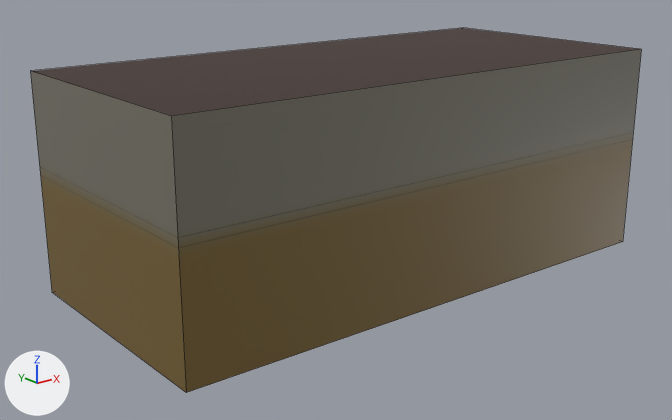
One commit to the OBJ model concept-art/kind_raum.obj: the scene before it, then after it.
Before and after are seen from a camera (50 mm lens) standing at (-7.11, -8.64, 4.03) and looking at (-0.56, -0.45, 0.75). The lights are fixed; the arrows at lower left show +X, +Y and +Z. Mesh edges are drawn as thin lines. Where no turn or scale is listed for an object, it has been applied to the vertices.
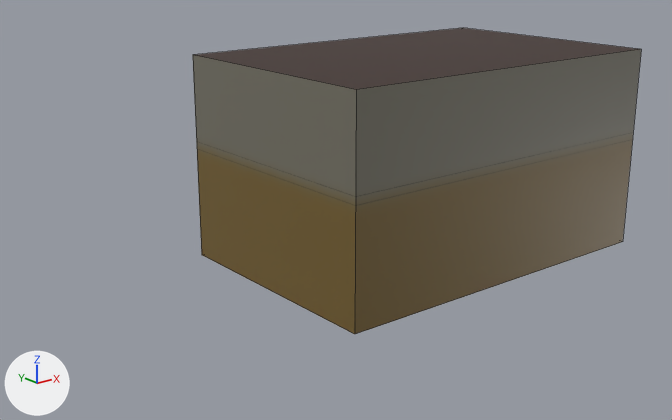
Where the change shows, as pixel boxes (x1, y1, x2, y2) in the pictures (672 x 420 px):
'Cube', reshaped (27% narrower, 16% shorter)
    before: (30, 28, 641, 393)
    after: (193, 28, 641, 334)

What the commit changed:
me_cube is used by ob_cube; location (0.0, 0.0, 0.0).
me_cube had 12 vertices, 8 faces and spanned x -3.5..3.0, y -2.0..1.0, z 0.0..2.5.
me_cube now has 12 vertices, 8 faces and spans x -1.55..3.0, y -2.0..1.0, z 0.0..2.5.
Part 1, on me_cube:
4 vertices are removed from x -3.5, y -2.0..1.0, z 0.0..2.5.
6 faces are deleted.
4 vertices are added at (-1.55, -2.0, 2.5), (-1.55, -2.0, 0.0), (-1.55, 1.0, 2.5), (-1.55, 1.0, 0.0).
4 new faces join them, mat_wallpaper (picture img_wallpaper_png).
1 new face joins them, mat_ceiling (brown #311403).
1 new face joins them, mat_floor (picture img_floor_wohnzimmer_png).
